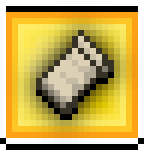
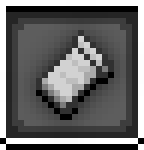
The second 144 × 150 image is a revision of the first. Changes to its layers:
hid "Unchecked" over [6, 12, 144, 144]
hid "Background" over [6, 12, 144, 144]
hid "Unchecked #2" over [6, 12, 138, 138]
added layer "Unchecked #3" over [6, 12, 144, 144]
